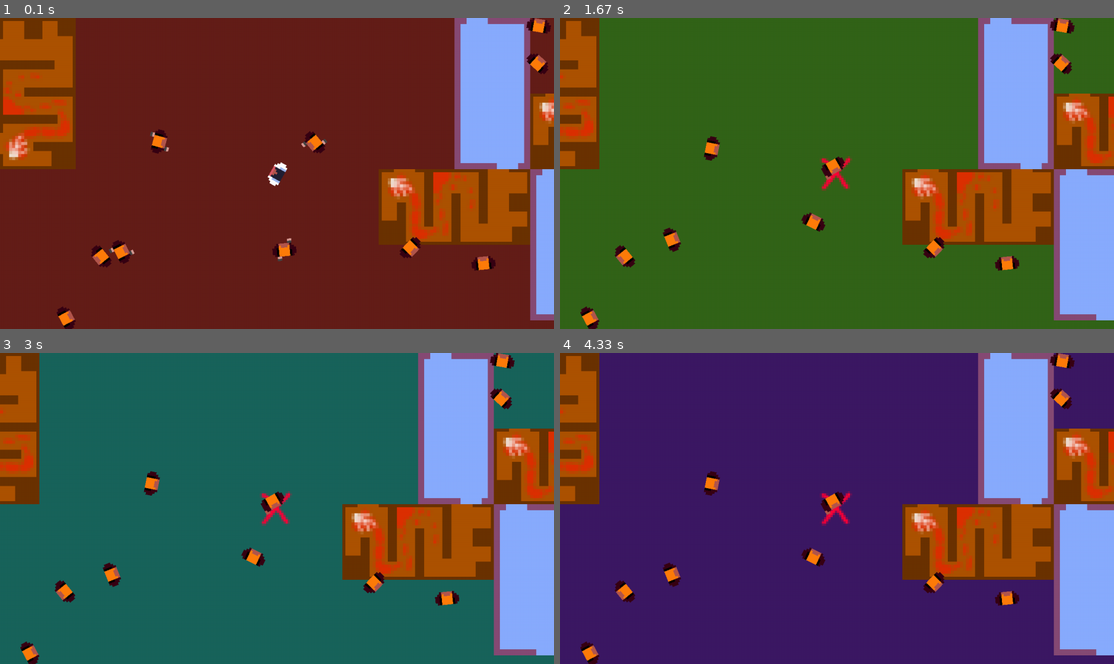
Above: before the commit, frames 1-4 (two rows, left to right).
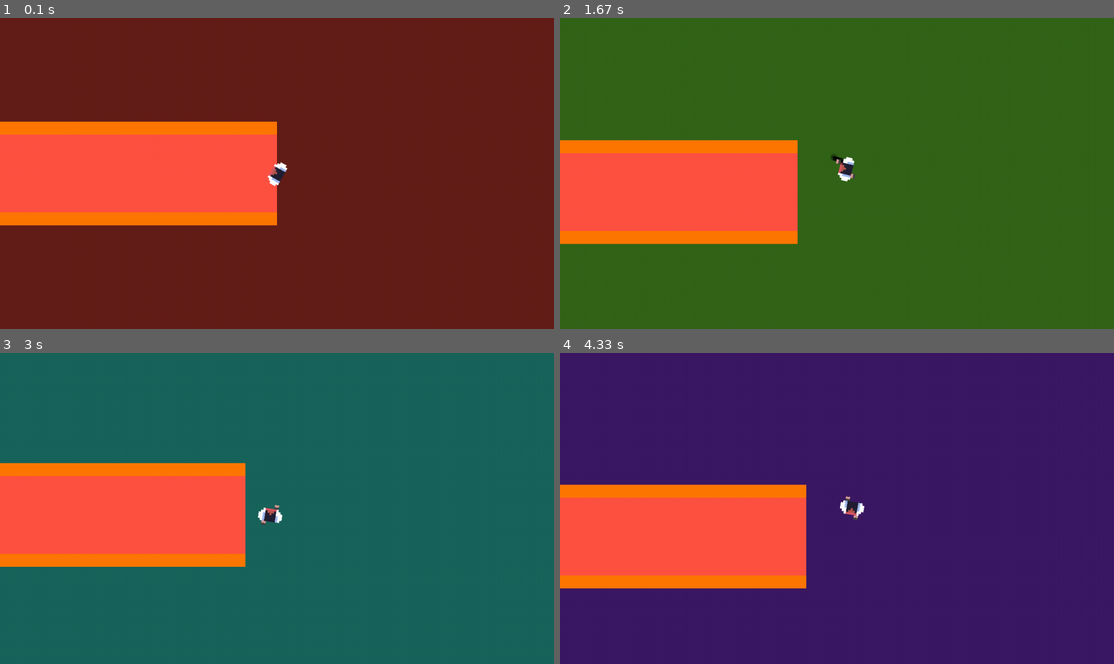
Above: after the commit, the same moments.

Repository: LeanHydra84/PyGames-2023
Game: pygame game, started from main.py
The game is run twice, just before and just after one commit, with the same random seed, the same clock (stepped at 60 frames per second) and the same inputs.
Inputs (mouse positions are in pixels of both pictures, inside the frame that each line leads up to):
- Up to frame 1 (0.1 s): no input
- Up to frame 2 (1.67 s): hold D 0.33-0.8 s; move the mouse to (814, 185) at 0.37 s; click (837, 195) at 0.88 s; hold W 1.17-1.47 s; click (704, 176) at 1.25 s; hold D from 1.5 s (still down); click (665, 126) at 1.58 s
- Up to frame 3 (3 s): release D at 1.97 s; hold A 2-2.53 s; click (360, 399) at 2.08 s; hold S 2.57-2.87 s; click (343, 536) at 2.65 s; hold A from 2.9 s (still down); click (288, 402) at 2.98 s
- Up to frame 4 (4.33 s): release A at 3.3 s; hold W 3.33-3.7 s; click (637, 499) at 3.42 s; hold D from 3.73 s (still down); click (842, 539) at 3.82 s

The runs differ from the first frame. In frame 1, 35% of the frame differs, in the area x 0-100%, y 0-100%; in frame 2, 40%; in frame 3, 40%; in frame 4, 41%.

Commit message:
MAP CREATION TEST

Diff:
--- /dev/null
+++ b/assets/R2/hallways.json
@@ -0,0 +1,46 @@
+[
+    {
+        "name": "4 Way",
+        "path": "assets\\R2\\4WAY.png",
+        "collider": "assets\\R2\\4WAY_C.png",
+        "exits": [
+            [-1, 0], [1, 0],
+            [0, -1], [0, 1]
+        ],
+        "disabled": true
+    },
+    {
+        "name": "3 Way",
+        "path": "assets\\R2\\3WAY.png",
+        "collider": "assets\\R2\\3WAY_C.png",
+        "exits": [
+            [-1, 0], [1, 0],
+            [0, 1]
+        ]
+    },
+    {
+        "name": "Short 2 Way",
+        "path": "assets\\R2\\2WAY_SHORT.png",
+        "collider": "assets\\R2\\2WAY_SHORT_C.png",
+        "exits": [
+            [-1, 0], [1, 0]
+        ]
+    },
+    {
+        "name": "Long 2 Way",
+        "path": "assets\\R2\\2WAY_LONG.png",
+        "collider": "assets\\R2\\2WAY_LONG_C.png",
+        "exits": [
+            [-1, 0], [1, 0]
+        ],
+        "disabled": true
+    },
+    {
+        "name": "Right Turn",
+        "path": "assets\\R2\\2WAY_90.png",
+        "collider": "assets\\R2\\2WAY_90_C.png",
+        "exits": [
+            [0, -1], [1, 0]
+        ]
+    }
+]
--- /dev/null
+++ b/assets/R2/rooms.json
@@ -0,0 +1,10 @@
+[
+    {
+        "name": "Dead End",
+        "path": "assets\\R2\\DEAD_END.png",
+        "collider": "assets\\R2\\DEAD_END_C.png",
+        "exits": [
+            [1, 0]
+        ]
+    }
+]
--- a/character/player.py
+++ b/character/player.py
@@ -20,7 +20,7 @@
         self.rect : pygame.Rect = None
 
         # Movement
-        self.position = pygame.Vector2(500, 500)
+        self.position = pygame.Vector2(475, 500)
         self.rotation = 0
         self.speed = 3
         self.moving = False
--- a/character/unconscious.py
+++ b/character/unconscious.py
@@ -5,8 +5,9 @@
         pygame.sprite.Sprite.__init__(self)
 
         self.image = bodysprite
-        self.rect = bodysprite.get_rect()
+        self.rect = bodysprite.get_rect(topleft=(-100, -100))
         self.position: pygame.Vector2 = worldpos
+
 
     def update(self, state):
         self.rect.center = self.position + state.camera
--- a/demos/MapGen/demomain.py
+++ b/demos/MapGen/demomain.py
@@ -1,15 +1,21 @@
 import pygame
 import gentest2
+import gentest3
+import gentest4
+
+global DEBUGSCREEN
 
 def main():
+    global DEBUGSCREEN
     pygame.init()
 
 
     screen = pygame.display.set_mode( (1280, 720) )
+    DEBUGSCREEN = screen
     clock = pygame.time.Clock()
+
     group = pygame.sprite.Group()
-
-    gentest2.createmap(group)
+    gentest4.createmap(group, 15)
 
     running = True
     while running:
@@ -23,6 +29,9 @@
                 if e.key == pygame.K_ESCAPE:
                     running = False
                     break
+                elif e.key == pygame.K_j:
+                    group.empty()
+                    gentest4.createmap(group, 15)
 
         # Update
 
--- a/demos/MapGen/gentest2.py
+++ b/demos/MapGen/gentest2.py
@@ -1,13 +1,26 @@
 import pygame
 import random as rand
 
-min_leaf_size = 6
-max_leaf_size = 20
+min_leaf_size = 50
+max_leaf_size = 100
+
+def rand_color():
+    return pygame.Color(rand.randint(0, 255), rand.randint(0, 255), rand.randint(0, 255))
+
+class RAND_COL_AREA(pygame.sprite.Sprite):
+    def __init__(self, rect):
+        pygame.sprite.Sprite.__init__(self)
+
+        color = rand_color()
+
+        self.rect = rect
+        self.image = pygame.Surface(rect.size)
+        self.image.fill(color)
 
 class Node:
     def __init__(self, rect):
 
-        self.leftchild = None
+        self.leftChild = None
         self.rightChild = None
 
         self.room = None
@@ -16,11 +29,15 @@
         self.halls = []
 
     def split(self):
-        if self.leftchild != None or self.rightChild != None:
+        if self.leftChild != None or self.rightChild != None:
             print("Already Split")
             return False
 
         horizontal = False
+
+        if self.rect.w == 0 or self.rect.h == 0:
+            return False
+
         if self.rect.w / self.rect.h > 1.25:
             horizontal = True
         if self.rect.h / self.rect.w > 1.25:
@@ -35,11 +52,11 @@
 
         split = rand.randrange(min_leaf_size, maxS)
         if horizontal:
-            self.leftchild = Node(pygame.Rect(self.rect.topleft, (self.rect.w, split)))
+            self.leftChild = Node(pygame.Rect(self.rect.topleft, (self.rect.w, split)))
             self.rightChild = Node(pygame.Rect((self.rect.x, self.rect.y + split), (self.rect.w, self.rect.h - split)))
         else:
-            self.leftchild = Node(pygame.Rect(self.rect.topleft, (split, self.rect.height)))
-            self.rightChild = Node(pygame.Rect(self.rect.x + split, self.rect.y), (self.rect.w - split, self.rect.h))
+            self.leftChild = Node(pygame.Rect((self.rect.topleft, (split, self.rect.height))))
+            self.rightChild = Node(pygame.Rect((self.rect.x + split, self.rect.y), (self.rect.w - split, self.rect.h)))
         return True
 
 def createmap(group):
@@ -59,3 +76,6 @@
                         nodes.append(l.leftChild)
                         nodes.append(l.rightChild)
                         didsplit = True
+
+    for x in nodes:
+        group.add(RAND_COL_AREA(x.rect))
--- /dev/null
+++ b/demos/MapGen/gentest3.py
@@ -0,0 +1,22 @@
+import pygame
+
+decreasedHallwayMapSize = (50, 50)
+
+def segment(surf, pos, dir):
+
+    pygame.draw.line(surf, pygame.Color(255, 255, 255), pos)
+
+    pass
+
+def createmap(group):
+
+    dhLeft = (20, 25)
+    dhRight = (30, 25)
+
+    onepixelsegment = pygame.Surface(decreasedHallwayMapSize)
+    onepixelsegment.fill(pygame.Color(0, 0, 0))
+    segment(onepixelsegment, dhLeft, (-1, 0))
+    segment(onepixelsegment, dhRight, (1, 0))
+
+
+    return onepixelsegment
--- /dev/null
+++ b/demos/MapGen/gentest4.py
@@ -0,0 +1,207 @@
+import pygame
+import json
+
+import random
+#from random import choice
+
+rooms = []
+hallways = []
+
+SCALE = 5
+
+def readalltext(fpath):
+    file = open(fpath)
+    text = file.read()
+    file.close()
+    return text
+
+class HALLWAY:
+    def __init__(self, obj):
+        self.name = obj['name']
+
+        self.image = pygame.transform.scale_by(pygame.image.load(obj['path']).convert_alpha(), SCALE)
+        self.collider = pygame.transform.scale_by(pygame.image.load(obj['collider']).convert(), SCALE)
+        self.exits = obj['exits']
+
+class ROOMGEN:
+    def __init__(self):
+        decoder = json.decoder.JSONDecoder()
+
+        hwJSON = readalltext("assets\\R2\\hallways.json")
+        hallwaysobject = decoder.decode(hwJSON)
+
+        self.hallways = [HALLWAY(p) for p in hallwaysobject if "disabled" not in p]
+
+        rmJSON = readalltext("assets\\R2\\rooms.json")
+        roomsObject = decoder.decode(rmJSON)
+
+        self.rooms = [HALLWAY(p) for p in roomsObject]
+
+    def find_hallway(self, name) -> HALLWAY:
+        return [p for p in self.hallways if p.name == name][0]
+
+    def get_hallway(self) -> HALLWAY:
+        return random.choice(self.hallways)
+
+    def get_room(self):
+        pass
+
+    def find_room(self, name):
+        return [p for p in self.rooms if p.name == name][0]
+
+    def get_end_cap(self):
+        return self.find_room("Dead End")
+
+class HallwayActual(pygame.sprite.Sprite):
+    def __init__(self, image, collider, pos):
+        pygame.sprite.Sprite.__init__(self)
+
+        self.image = image
+        self.collider = collider
+
+        self.position = pygame.Vector2(pos)
+        self.rect = self.image.get_rect(center=pos)
+
+    def update(self, state):
+        self.rect.center = self.position + state.camera
+
+
+class BuildDetails:
+    def __init__(self, group):
+        self.uncappedEnds = 0
+        self.deadEndPos = []
+        self.group = group
+
+def rotate_90(coord: list):
+    # Clockwise rotation: [x, y] ==> [y, -x]
+    temp = coord[0]
+    coord[0] = coord[1]
+    coord[1] = -temp
+
+
+def tuple_multiply(t1, t2):
+    return tuple(t1[i] * t2[i] for i in range(len(t1)))
+
+def tuple_sum(t1, t2):
+    return tuple(t1[i] + t2[i] for i in range(len(t1)))
+
+def multipy_tuple_then_sum(t1, t2):
+    return sum(tuple_multiply(t1, t2))
+
+# SOOOOOO MUCH DUPLICATE AND DISGUSTING CODE HERE!!!!!!! I NEED TO FIX THAT!!!
+
+def place_dead_end(details: BuildDetails, resource, pos, direction):
+    nextr = resource.get_end_cap()
+
+    chosenExit = nextr.exits[0].copy()
+    revDirection = [-direction[0], -direction[1]]
+
+    orientationCounter = 0
+    while orientationCounter < 4:
+
+        if chosenExit == revDirection:
+            break
+        else:
+            orientationCounter += 1
+            rotate_90(chosenExit)
+
+    IMAGE = pygame.transform.rotate(nextr.image, orientationCounter * 90)
+    COLLIDER = pygame.transform.rotate(nextr.collider, orientationCounter * 90)
+
+    scalar = abs(multipy_tuple_then_sum(IMAGE.get_rect().size, direction))
+    posDelta = pygame.Vector2(direction) * scalar * 0.5
+    hw = HallwayActual(IMAGE, COLLIDER, posDelta + pos)
+
+    details.group.add(hw)
+    details.deadEndPos.append(hw.rect.center)
+    details.uncappedEnds -= 1
+
+
+def _recurse_add_room(details: BuildDetails, resource, pos, direction, depth):
+    if depth <= 0:
+        place_dead_end(details, resource, pos, direction)
+        return
+
+    nextr: HALLWAY = resource.get_hallway()
+
+    _exits: list = [p.copy() for p in nextr.exits]
+    chosenexit = random.choice(_exits)
+    _exits.remove(chosenexit)
+
+
+    revDirection = [-direction[0], -direction[1]]
+
+    # Rotate Room To Correct Orientation ==> [chosenexit == revDirection]
+
+    orientationCounter = 0
+    while orientationCounter < 4:
+
+        if chosenexit == revDirection:
+            break
+        else:
+            orientationCounter += 1
+            rotate_90(chosenexit)
+
+    assert(orientationCounter < 4)
+
+    IMAGE = pygame.transform.rotate(nextr.image, orientationCounter * 90)
+    COLLIDER = pygame.transform.rotate(nextr.collider, orientationCounter * 90)
+
+    # ALIGN NEW ROOM (x, y) ENTRANCE WITH CURRENT EXIT
+
+    scalar = abs(multipy_tuple_then_sum(IMAGE.get_rect().size, direction))
+    posDelta = pygame.Vector2(direction) * scalar * 0.5
+
+    hw = HallwayActual(IMAGE, COLLIDER, posDelta + pos)
+
+    if len(pygame.sprite.spritecollide(hw, details.group, False)) > 0:
+        place_dead_end(details, resource, pos, direction)
+        return
+
+    details.group.add(hw)
+
+    # Rotate each exit from _exits to match orientation,
+    for d in _exits:
+        for i in range(orientationCounter):
+            rotate_90(d)
+
+        add = tuple_multiply(hw.rect.size, d)
+        add = tuple(p * 0.5 for p in add)
+        newPos = tuple_sum(hw.rect.center, add)
+
+        #pygame.draw.circle(main.DEBUGSCREEN, pygame.Color(255, 0, 0), newPos, 25)
+
+        details.uncappedEnds += 1
+        _recurse_add_room(details, resource, newPos, d, depth - 1)
+
+class Mapv2:
+    def __init__(self):
+        self.group = pygame.sprite.Group()
+        self.details = BuildDetails(self.group)
+        #self.rooms = []
+
+    def get_collision_at_point(self, point) -> bool:
+        for x in self.group:
+            if x.rect.collidepoint(point):
+                col: pygame.Surface = x.collider
+                color = col.get_at( (int(point.x - x.rect.x), int(point.y - x.rect.y)) )
+                if color.r == 255:
+                    return True
+                return False
+        return True
+
+    def get_inside(self, sprite : pygame.sprite.Sprite):
+        collist = pygame.sprite.spritecollide(sprite, self.group, False)
+        if len(collist) > 0:
+            return collist
+        return None
+
+
+def createmap(depth):
+    #random.seed(50)
+    resource = ROOMGEN()
+    nmap = Mapv2()
+
+    _recurse_add_room(nmap.details, resource, (1280/2, 720/2), (-1, 0), depth)
+
+    return nmap
--- a/main.py
+++ b/main.py
@@ -1,5 +1,6 @@
 import pygame
-import map.room_creator as room_creator
+#import map.room_creator as room_creator
+import demos.MapGen.gentest4 as mapgen
 
 from character.player import Player
 from character.hallmonitor import HallMonitor
@@ -35,14 +36,19 @@
     def togglepause(self):
         self.paused = not self.paused
 
-def init_enemy(layersObj, state):
-    pos = pygame.Vector2(rand.randint(0, state.screensize[0]), rand.randint(0, state.screensize[1]))
+def init_enemy_atpos(layersObj, state, pos):
     en = HallMonitor(state.RESOURCES.HALLMONITOR, state.RESOURCES.FEET, state)
     en.position = pos
     en.rotation = rand.randrange(0, 360)
 
     layersObj.add_to("Enemies", en)
     layersObj.add_to("Feet", en.feet)
+
+def init_enemy(layersObj, state):
+    pos = pygame.Vector2(rand.randint(0, state.screensize[0]), rand.randint(0, state.screensize[1]))
+    init_enemy_atpos(layersObj, state, pos)
+
+
 
 def main():
     pygame.init()
@@ -56,10 +62,15 @@
     clock = pygame.time.Clock()
     pygame.display.set_caption("School Game")
 
-    room_creator.room_scale = 7
+    #room_creator.room_scale = 7
 
-    state.map = room_creator.Map()
-    state.map.create_rooms()
+    #state.map = room_creator.Map()
+    #state.map.create_rooms()
+
+    mapgen.SCALE = 15
+    state.map = mapgen.createmap(5)
+
+    print(state.map.details.uncappedEnds)
 
     state.RESOURCES = resources.GlobalResources(5)
     state.RESOURCES.load()
@@ -83,8 +94,11 @@
     layers.add_to("Character", state.player)
     layers.add_to("Feet", state.player.feet)
 
-    for i in range(10):
-        init_enemy(layers, state)
+    # for i in range(10):
+    #     init_enemy(layers, state)
+
+    for pos in state.map.details.deadEndPos:
+        init_enemy_atpos(layers, state, pygame.Vector2(pos))
 
     pauseMenu = build_pause_menu(state, 5)
     text = Textbox(state)
Binary file added: assets/R2/2WAY_90.png
Binary file added: assets/R2/2WAY_90_C.png
Binary file added: assets/R2/2WAY_LONG.png
Binary file added: assets/R2/2WAY_LONG_C.png
Binary file added: assets/R2/2WAY_SHORT.png
Binary file added: assets/R2/2WAY_SHORT_C.png
Binary file added: assets/R2/3WAY.png
Binary file added: assets/R2/3WAY_C.png
Binary file added: assets/R2/4WAY.png
Binary file added: assets/R2/4WAY_C.png
Binary file added: assets/R2/DEAD_END.png
Binary file added: assets/R2/DEAD_END_C.png
